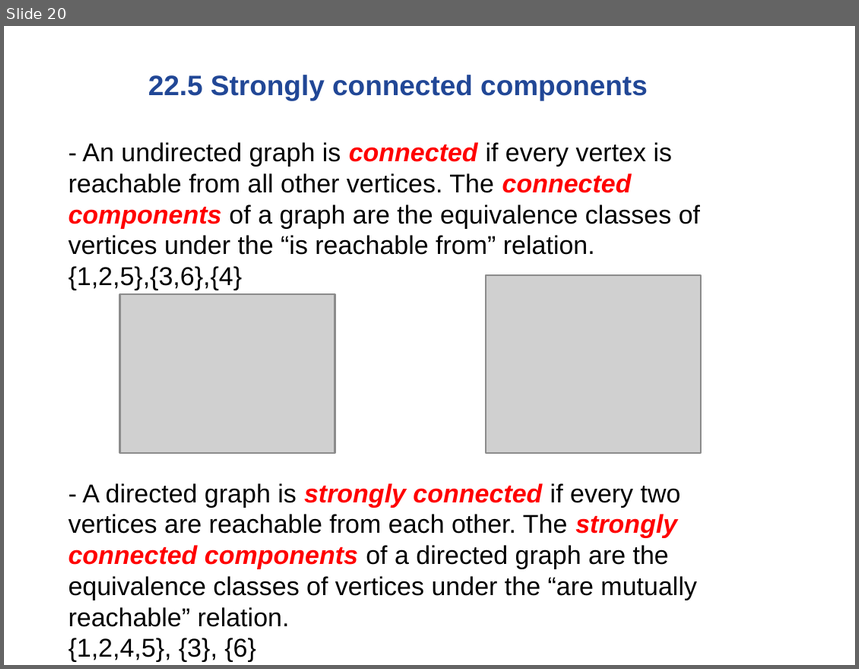
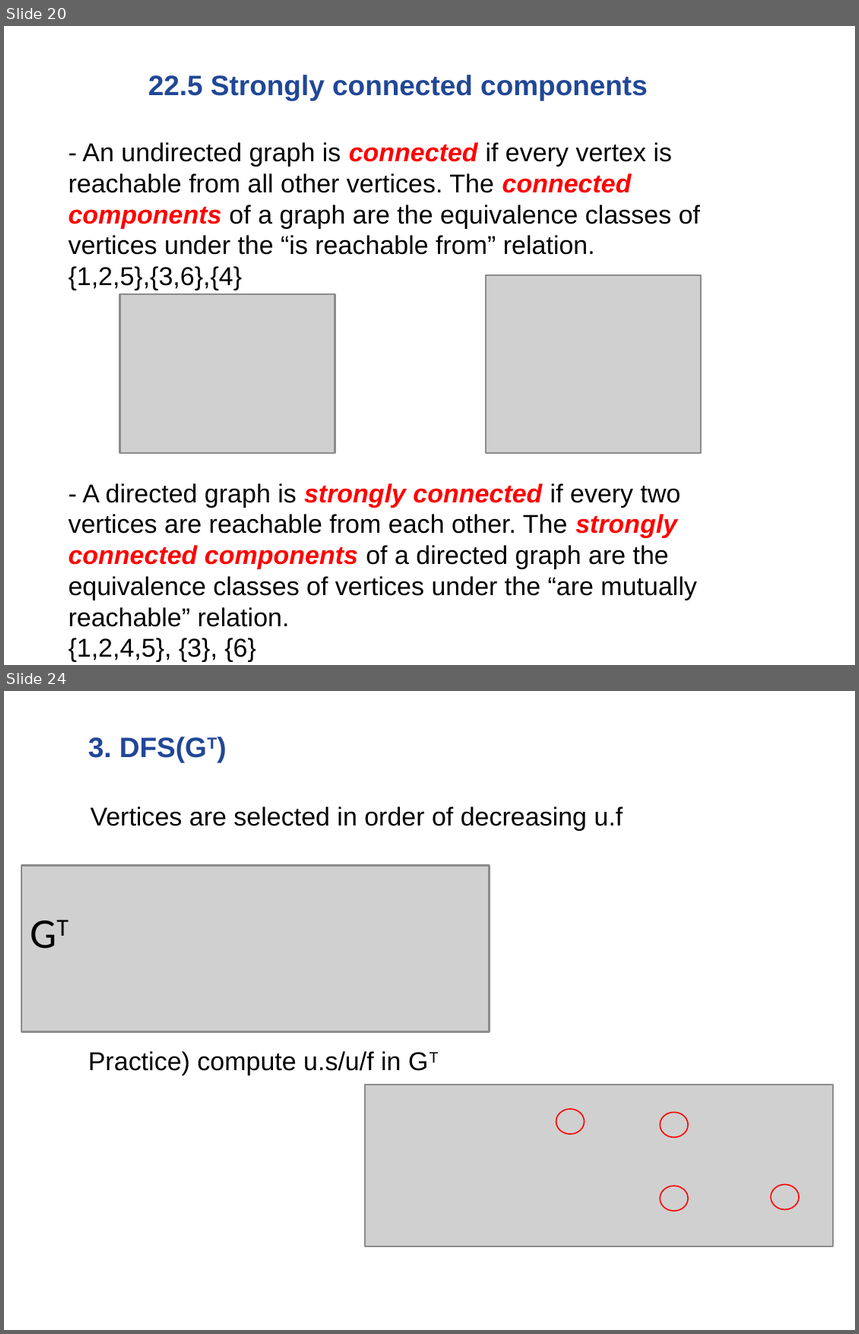
Before and after one commit to mskwon1/2019-2, a slide deck: 알고리즘/lecture11GraphAlgorithms.pptx. Shown one above the other, each under a label of ours: slide 20 before the commit, slides 20 and 24 after it; the slides between them are not shown. The pictures are 859x669 and 859x1334 pixels, drawn with LibreOffice and Linux fonts; fonts in the diff are those of the drawing; grey boxes stand for pictures. Boxes give left, top, right and bottom in pixels: in the first picture for what was removed or moved away, otherwise in the second. Text is boxed around its words. In the diff, an @@ line names an element or a change of style, - is before the commit and + after.

```diff
--- a/알고리즘/lecture11GraphAlgorithms.pptx
+++ b/알고리즘/lecture11GraphAlgorithms.pptx
@@ slide 24 added at (x1=4, y1=691, x2=855, y2=1330), background #FFFFFF @@
@@ title added at (x1=88, y1=737, x2=207, y2=762), 12 pt, text #214796, bold @@
+3. DFS(GT)
@@ text added at (x1=91, y1=807, x2=623, y2=831), 11 pt, text #000000 @@
+Vertices are selected in order of decreasing u.f
@@ picture added at (x1=21, y1=865, x2=489, y2=1032) @@
@@ text added at (x1=14, y1=898, x2=88, y2=966), 18 pt, text #000000 @@
+GT
@@ text added at (x1=88, y1=1051, x2=401, y2=1076), 11 pt, text #000000 @@
+Practice) compute u.s/u/f in GT
@@ picture added at (x1=366, y1=1085, x2=833, y2=1247) @@
@@ ellipse added at (x1=557, y1=1110, x2=585, y2=1135), outline #FF0000 0.5 pt @@
@@ ellipse added at (x1=661, y1=1114, x2=690, y2=1139), outline #FF0000 0.5 pt @@
@@ ellipse added at (x1=661, y1=1186, x2=690, y2=1211), outline #FF0000 0.5 pt @@
@@ ellipse added at (x1=771, y1=1184, x2=800, y2=1209), outline #FF0000 0.5 pt @@
```
Also in this commit, not shown: 4 slides changed, 4 other slides added, 1 slide removed, 13 other files.
